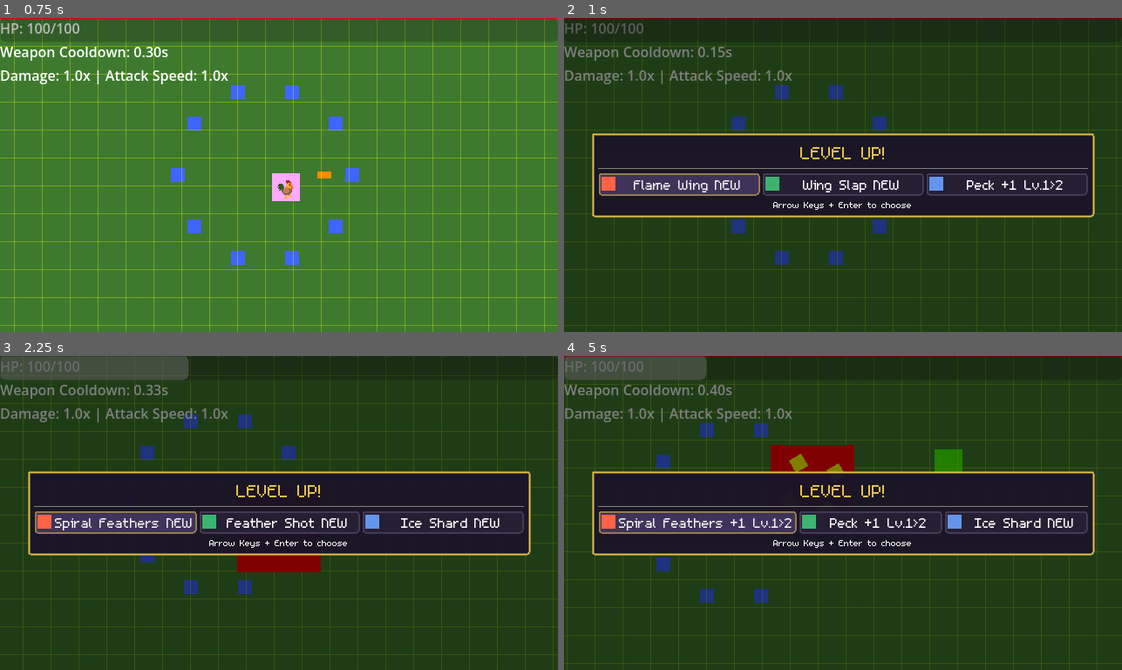
Above: before the commit, frames 1-4 (two rows, left to right).
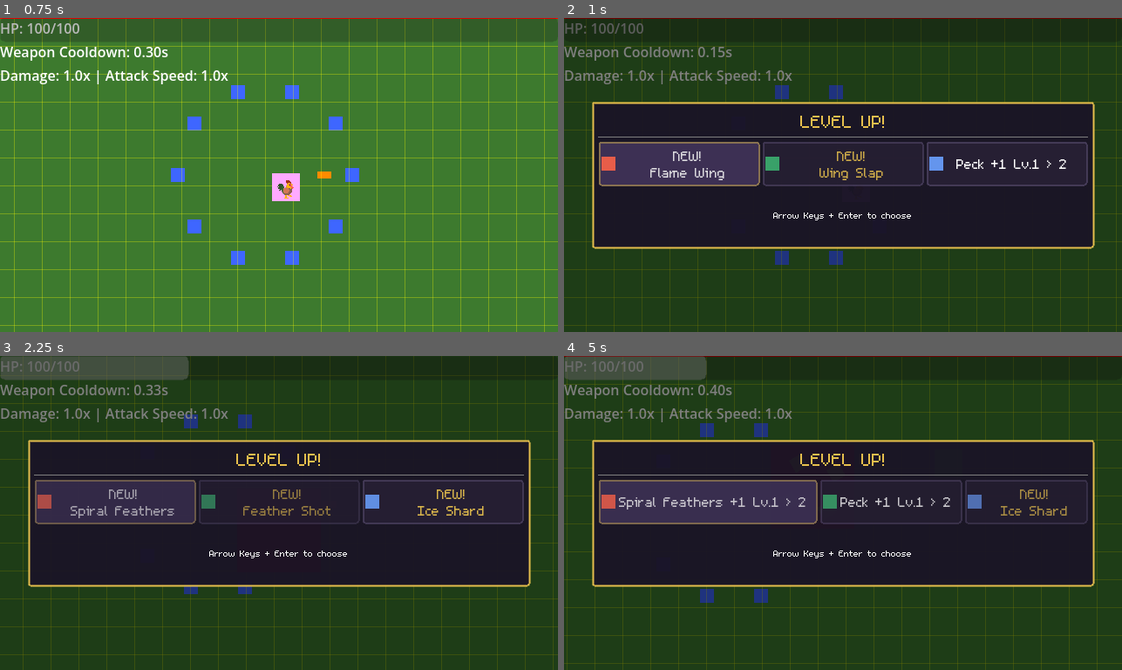
Above: after the commit, the same moments.

Repository: thejoshyee/sarimanok-game
Game: Godot game, scene res://main.tscn
Same seed, same stepped clock (60 frames per second), same inputs: the game is played once before the commit and once after it.
Inputs:
- Up to frame 1 (0.75 s): tap Enter (ui_accept) at 0.5 s; hold Right (move_right) from 0.53 s (still down); hold 1 from 0.53 s (still down)
- Up to frame 2 (1 s): keep holding Right (move_right); keep holding 1; tap Enter (ui_accept) at 0.77 s
- Up to frame 3 (2.25 s): release Right (move_right) at 1.25 s; release 1 at 1.25 s; click "Flame Wing NEW" (after the commit: "NEW! Flame Wing") at 1.25 s; hold S (move_down) from 2.03 s (still down); tap 2 at 2.1 s
- Up to frame 4 (5 s): tap Enter (ui_accept) at 2.27, 3.77, 4.52 s; release S (move_down) at 2.78 s; hold Right (move_right) 2.78-3.53 s; hold 3 2.78-3.53 s; hold Up (move_up) 3.53-4.28 s; tap R at 3.6 s; hold A (move_left) from 4.28 s (still down); tap P at 4.35 s

Frame 1 is identical in both runs. In frame 2, 27% of the frame differs, in the area x 5-96%, y 26-74%; in frame 3, 27%; in frame 4, 28%.

Commit message:
feat(ui): add pulsing yellow NEW! label and polish level-up panel layout

Diff:
--- a/game/scenes/ui/level_up_panel.tscn
+++ b/game/scenes/ui/level_up_panel.tscn
@@ -16,6 +16,7 @@
 color = Color(0, 0, 0, 0.5019608)
 
 [node name="PanelContainer" type="PanelContainer" parent="." unique_id=1639443988]
+custom_minimum_size = Vector2(0, 160)
 anchors_preset = -1
 anchor_left = 0.05
 anchor_top = 0.5
@@ -43,22 +44,27 @@
 layout_mode = 2
 
 [node name="UpgradeOption1" type="Button" parent="PanelContainer/VBoxContainer/HBoxContainer" unique_id=2037637275]
+custom_minimum_size = Vector2(0, 50)
 layout_mode = 2
 size_flags_horizontal = 3
 text = "+20% Move Speed"
 
 [node name="UpgradeOption2" type="Button" parent="PanelContainer/VBoxContainer/HBoxContainer" unique_id=1024319290]
+custom_minimum_size = Vector2(0, 50)
 layout_mode = 2
 size_flags_horizontal = 3
 text = "+10 Max HP"
 
 [node name="UpgradeOption3" type="Button" parent="PanelContainer/VBoxContainer/HBoxContainer" unique_id=872606546]
+custom_minimum_size = Vector2(0, 50)
 layout_mode = 2
 size_flags_horizontal = 3
 text = "+10% Weapon Damage"
 
 [node name="ClickToChooseLabel" type="Label" parent="PanelContainer/VBoxContainer" unique_id=565401826]
+custom_minimum_size = Vector2(0, 60)
 layout_mode = 2
 theme_override_font_sizes/font_size = 16
 text = "Arrow Keys + Enter to choose"
 horizontal_alignment = 1
+vertical_alignment = 1
--- a/game/scripts/ui/level_up_panel.gd
+++ b/game/scripts/ui/level_up_panel.gd
@@ -28,7 +28,6 @@
 	return ImageTexture.create_from_image(img)
 
 
-
 func show_level_up(_new_level: int) -> void:
 	# Generate dynamic weapon choices from WeaponDatabase
 	current_choices = WeaponDatabase.get_level_up_choices(weapon_manager)
@@ -49,10 +48,17 @@
 			var choice = current_choices[i]
 			# Show "Weapon Name  NEW" or "Weapon Name  +1  Lv.X→Y"
 			if choice.type == "new":
-				buttons[i].text = choice.weapon_data.display_name + " NEW"
+				buttons[i].text = "NEW!\n" + choice.weapon_data.display_name
+				buttons[i].add_theme_color_override("font_color", Color(0.9, 0.75, 0.3))
+				var tween = create_tween().set_loops()
+				tween.tween_property(buttons[i], "modulate:a", 0.4, 0.5)
+				tween.tween_property(buttons[i], "modulate:a", 1.0, 0.5)
 			else:
+				buttons[i].remove_theme_color_override("font_color")
+				buttons[i].modulate.a = 1.0
 				var current_lvl = weapon_manager.get_weapon_by_id(choice.weapon_data.id).level
-				buttons[i].text = choice.weapon_data.display_name + " +1 Lv." + str(current_lvl) + ">" + str(current_lvl + 1)
+				buttons[i].text = choice.weapon_data.display_name + " +1 Lv." + str(current_lvl) + " > " + str(current_lvl + 1) + " "
+
 
 			buttons[i].icon = _make_icon(icon_colors[i])
 			buttons[i].visible = true
